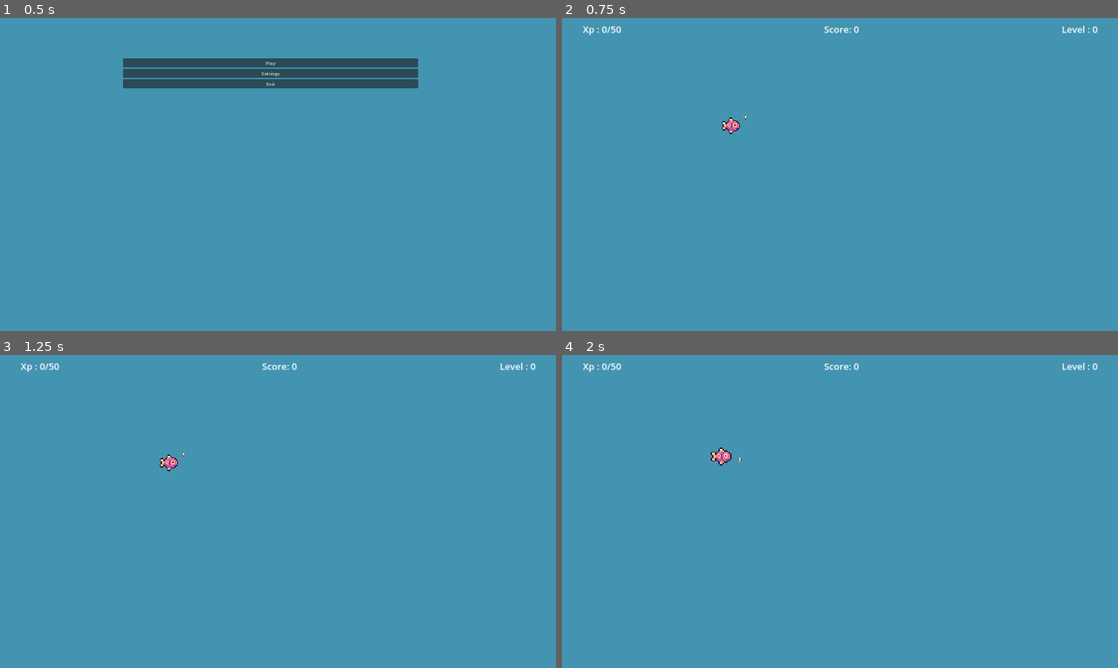
Above: before the commit, frames 1-4 (two rows, left to right).
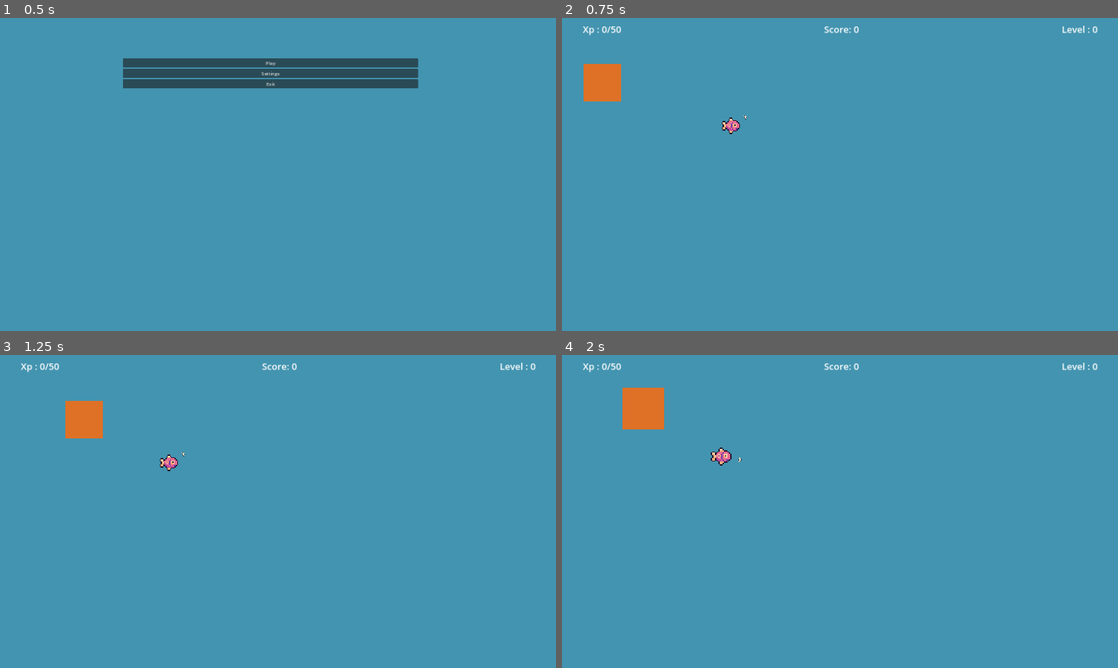
Above: after the commit, the same moments.

Repository: TheCursedMerchant/qdm_gameJam2024
Game: Godot game, scene res://menu.tscn
The game is run twice, just before and just after one commit, with the same random seed, the same clock (stepped at 60 frames per second) and the same inputs.
Inputs (mouse positions are in pixels of both pictures, inside the frame that each line leads up to):
- Up to frame 1 (0.5 s): no input
- Up to frame 2 (0.75 s): click "Play" at 0.5 s
- Up to frame 3 (1.25 s): no input
- Up to frame 4 (2 s): move the mouse to (962, 495) at 1.27 s; press the mouse at (962, 495) at 1.28 s; hold Right (ui_right) from 1.28 s (still down)

Frame 1 is identical in both runs. In frame 2, 0.8% of the frame differs, in the area x 3-11%, y 14-27%; in frame 3, 0.8%; in frame 4, 1.0%, in the area x 10-19%, y 10-24%.

Commit message:
Added to hunter fish logic to wait before hunting.

Diff:
--- a/gamejam2024/scenes/hunter_fish.tscn
+++ b/gamejam2024/scenes/hunter_fish.tscn
@@ -1,6 +1,7 @@
-[gd_scene load_steps=3 format=3 uid="uid://boidyiiht2uev"]
+[gd_scene load_steps=4 format=3 uid="uid://boidyiiht2uev"]
 
 [ext_resource type="Script" path="res://scripts/npc/hunter_fish.gd" id="1_6m0ao"]
+[ext_resource type="Texture2D" uid="uid://dv6c3vcs2urbc" path="res://POC/test_fish_sprite.png" id="2_ly0t5"]
 
 [sub_resource type="CircleShape2D" id="CircleShape2D_5cd8h"]
 
@@ -8,9 +9,12 @@
 script = ExtResource("1_6m0ao")
 
 [node name="Sprite2D" type="Sprite2D" parent="."]
+texture = ExtResource("2_ly0t5")
 
-[node name="CollisionShape2D" type="CollisionShape2D" parent="."]
+[node name="CollisionShape2D" type="CollisionShape2D" parent="." groups=["Enemy"]]
 shape = SubResource("CircleShape2D_5cd8h")
 
 [node name="HuntTimer" type="Timer" parent="."]
-wait_time = 1.5
+wait_time = 3.0
+
+[connection signal="timeout" from="HuntTimer" to="." method="_on_hunt_timer_timeout"]
--- a/gamejam2024/scripts/npc/hunter_fish.gd
+++ b/gamejam2024/scripts/npc/hunter_fish.gd
@@ -1,27 +1,28 @@
+class_name Hunter
 extends CharacterBody2D
 
-@onready var directions = [Vector2.RIGHT,Vector2.LEFT,Vector2.DOWN,Vector2.UP]
+@export var direction := Vector2.RIGHT
+@export var baseSpeed = 300
+
 @onready var huntingTimer:= $HuntTimer
-
-@export var baseSpeed = 300
-var player: CharacterBody2D
 
 # The fish does not immediately start hunting the player.
 var isHunting := false
-
+var player: CharacterBody2D
 
 func _ready() -> void:
 	huntingTimer.start()
-	isHunting = true
 
 func _process(delta: float) -> void:
-	move_and_slide()
+	fish_movement()
 
 func fish_movement():
-	pass
-
-func targeted_movement():
 	if isHunting:
 		player = System.player_body
 		velocity = position.direction_to(player.position) * baseSpeed
+	else:
+		velocity = direction * baseSpeed
 	move_and_slide()
+
+func _on_hunt_timer_timeout() -> void:
+	isHunting = true
--- a/gamejam2024/test.tscn
+++ b/gamejam2024/test.tscn
@@ -9,6 +9,7 @@
 [ext_resource type="AudioStream" uid="uid://djvogs81a54v0" path="res://assets/audio/background.wav" id="7_dmmww"]
 [ext_resource type="PackedScene" uid="uid://dckaow6kdj6h1" path="res://scenes/death.tscn" id="7_ib807"]
 [ext_resource type="Script" path="res://scripts/system/sound_effect.gd" id="9_3l5fu"]
+[ext_resource type="PackedScene" uid="uid://boidyiiht2uev" path="res://scenes/hunter_fish.tscn" id="10_kx2q7"]
 
 [node name="Game" type="Node2D"]
 script = ExtResource("1_3yksk")
@@ -73,3 +74,6 @@
 volume_db = -20.0
 autoplay = true
 script = ExtResource("9_3l5fu")
+
+[node name="HunterFish" parent="." instance=ExtResource("10_kx2q7")]
+position = Vector2(90, 224)
Not shown: 1 places in gamejam2024/test.tscn that only renumber resources
